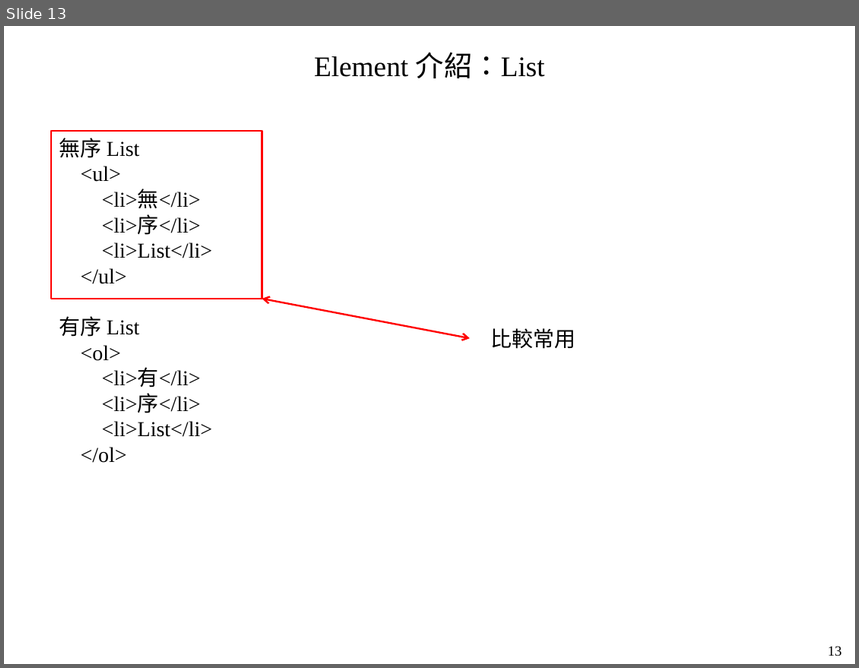
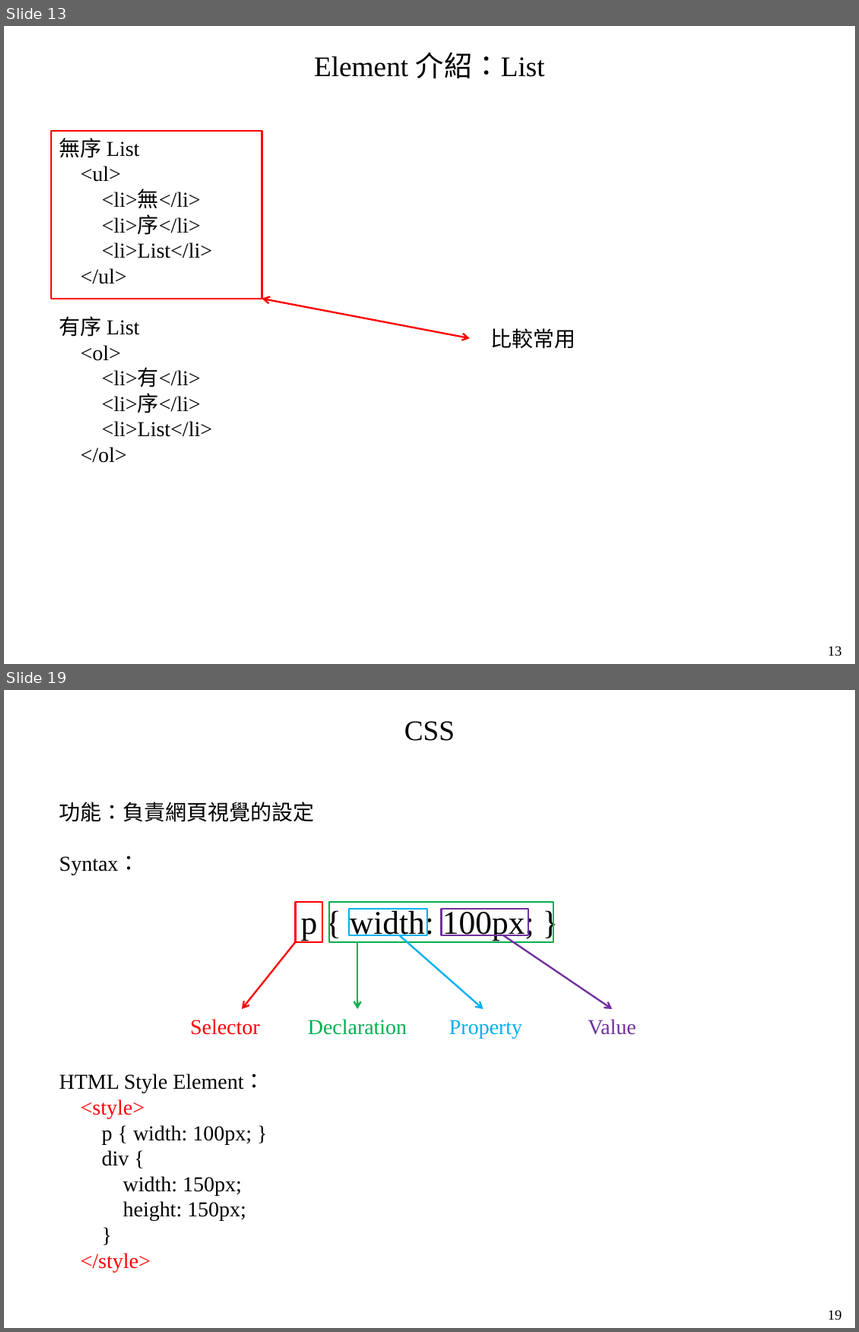
Before and after one commit to mar120434/2021_web_tutor, a slide deck: 靜態網頁.pptx. Shown one above the other, each under a label of ours: slide 13 before the commit, slides 13 and 19 after it; the slides between them are not shown. The pictures are 859x668 and 859x1332 pixels, drawn with LibreOffice and Linux fonts; fonts in the diff are those of the drawing. Boxes give left, top, right and bottom in pixels: in the first picture for what was removed or moved away, otherwise in the second. Text is boxed around its words. In the diff, an @@ line names an element or a change of style, - is before the commit and + after.

```diff
--- a/靜態網頁.pptx
+++ b/靜態網頁.pptx
@@ slide 19 added at (x1=4, y1=690, x2=855, y2=1328), background #FFFFFF @@
@@ text added at (x1=405, y1=721, x2=455, y2=741), 24 pt, text #000000 @@
+CSS
@@ text added at (x1=59, y1=802, x2=534, y2=1272), 18 pt, text #000000 @@
+功能：負責網頁視覺的設定
+Syntax：
+p { width: 100px; }
+HTML Style Element：
+<style>
+p { width: 100px; }
+div {
+width: 150px;
+height: 150px;
+}
+</style>
@@ rectangle added at (x1=296, y1=902, x2=322, y2=942), outline #FF0000 1.5 pt @@
@@ rectangle added at (x1=329, y1=902, x2=554, y2=942), outline #00B050 1.5 pt @@
@@ rectangle added at (x1=350, y1=909, x2=428, y2=935), outline #00B0F0 1.5 pt @@
@@ rectangle added at (x1=442, y1=909, x2=528, y2=935), outline #7030A0 1.5 pt @@
@@ arrow added from (400, 935) to (484, 1009), #00B0F0 1.5 pt @@
@@ arrow added from (503, 935) to (613, 1009), #7030A0 1.5 pt @@
@@ arrow added from (296, 942) to (243, 1009), #FF0000 1.5 pt @@
@@ arrow added from (357, 942) to (357, 1009), #00B050 1.5 pt @@
@@ text added at (x1=190, y1=1019, x2=260, y2=1035), 18 pt, text #FF0000 @@
+Selector
@@ text added at (x1=308, y1=1019, x2=407, y2=1035), 18 pt, text #00B050 @@
+Declaration
@@ text added at (x1=449, y1=1020, x2=522, y2=1039), 18 pt, text #00B0F0 @@
+Property
@@ text added at (x1=588, y1=1019, x2=636, y2=1035), 18 pt, text #7030A0 @@
+Value
@@ text added at (x1=828, y1=1310, x2=842, y2=1321), 12 pt, text #000000 @@
+19
```
Also in this commit, not shown: 4 slides changed, 4 other slides added, 4 other files.
